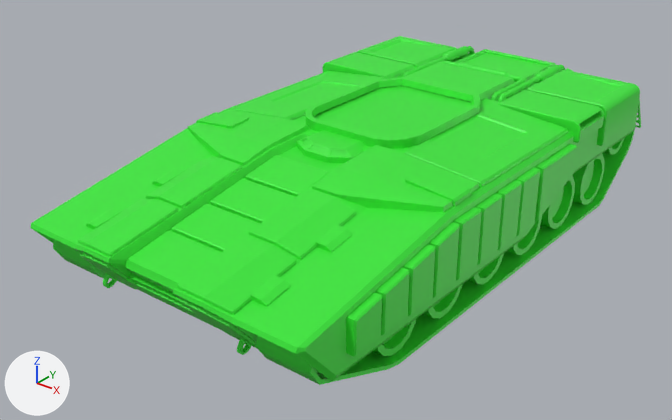
Two versions of the FBX model TankWar2/Resources/fbx/EnemyTankBody.fbx, one commit apart.
Camera for both pictures: a 50 mm lens placed at (0.01383, -0.01866, 0.01011), pointed at (-0.00061, -0.00062, -0.00108). The axes (+X, +Y, +Z) are drawn at lower left. The lights are the same throughout. Where no turn or scale is listed for an object, it has been applied to the vertices.

In view in the first picture: 'TankBottom'.
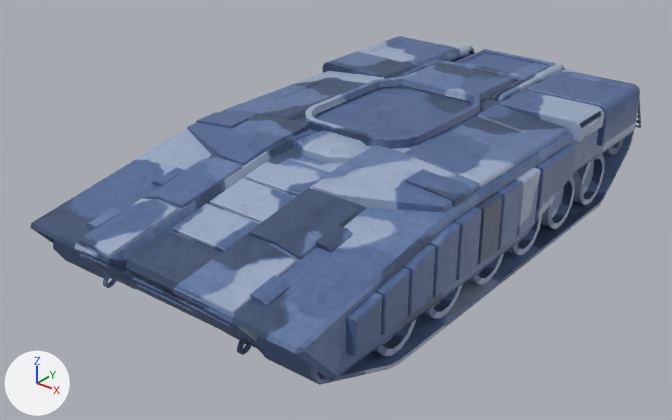
Boxes (x1, y1, x2, y2) around the edits, measured in the pictures (672 x 420 px):
'TankBottom', recoloured (green to blue): (30, 36, 641, 385) in both

The change in detail:
Picture 'Camouflage2.jpg' (img_camouflage2_jpg) is new.
Material 'Camouflage2' (mat_camouflage2) is new.
Its texture is img_camouflage2_jpg.
me_mesh has 4426 vertices, 4022 faces and spans x -0.0045..0.0045, y -0.008..0.0087, z -0.0021..0.0016.
me_mesh no longer uses material mat_green (green #37e735).
me_mesh now uses material mat_camouflage2 (picture img_camouflage2_jpg).
